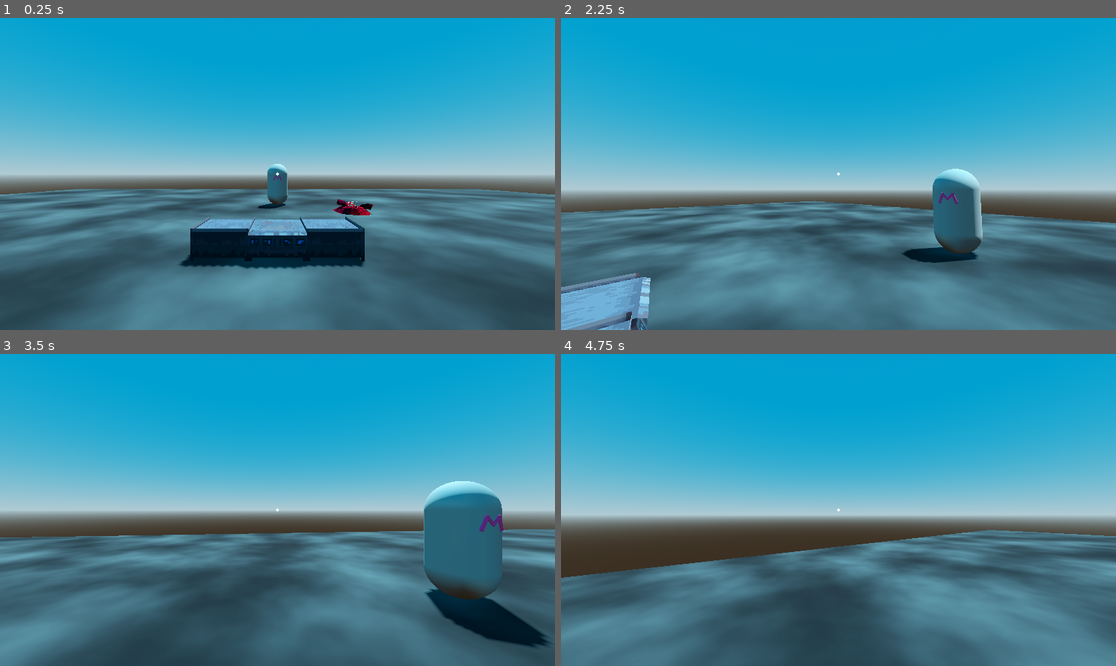
Above: before the commit, frames 1-4 (two rows, left to right).
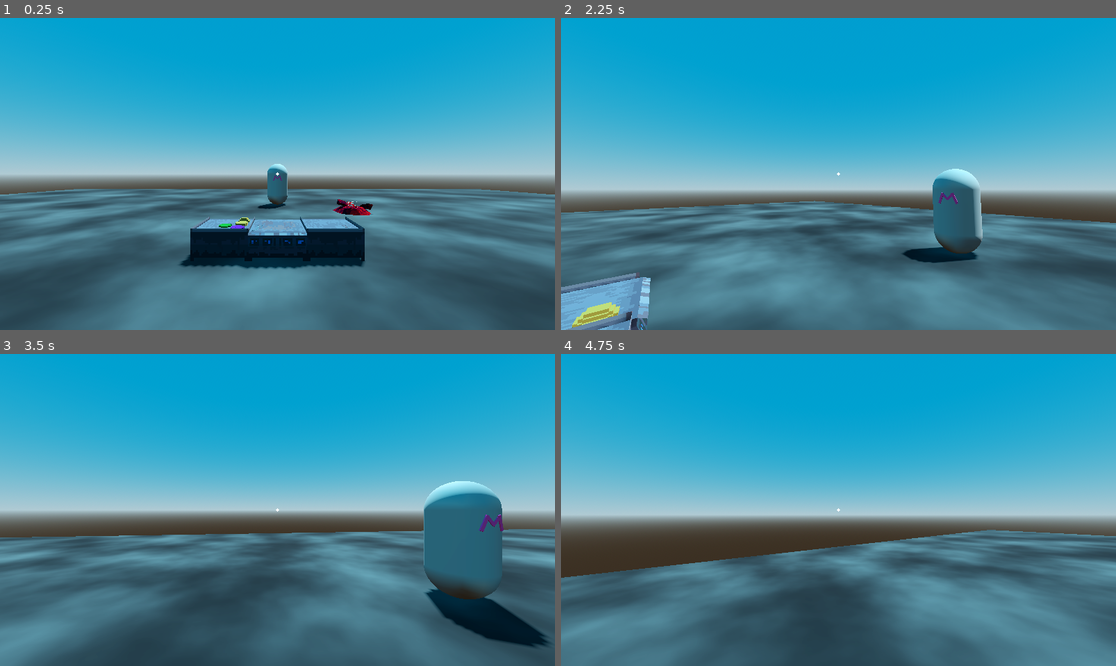
Above: after the commit, the same moments.

Repository: ZsoltHevesi/spooky-cooking-sim
Game: Godot game, scene res://3d_cooking/worlds/restaurant.tscn
Same seed, same stepped clock (60 frames per second), same inputs: the game is played once before the commit and once after it.
Inputs (mouse positions are in pixels of both pictures, inside the frame that each line leads up to):
- Up to frame 1 (0.25 s): no input
- Up to frame 2 (2.25 s): tap Enter at 0.5 s; move the mouse to (832, 180) at 0.52 s; press the mouse at (832, 180) at 0.53 s; hold W (move_forward) from 0.53 s (still down); move the mouse to (877, 177) at 1.27 s; release the mouse at (877, 177) at 1.28 s; right-click (877, 177) at 1.35 s; move the mouse to (794, 170) at 2.02 s; press the mouse at (794, 170) at 2.03 s
- Up to frame 3 (3.5 s): move the mouse to (283, 510) at 2.77 s; release W (move_forward) at 2.78 s; release the mouse at (283, 510) at 2.78 s; hold A (move_left) from 2.78 s (still down); right-click (283, 510) at 2.85 s; click (283, 510) at 2.92 s
- Up to frame 4 (4.75 s): move the mouse to (816, 503) at 3.52 s; release A (move_left) at 3.53 s; press the mouse at (816, 503) at 3.53 s; hold W (move_forward) from 3.53 s (still down); move the mouse to (866, 510) at 4.27 s; release the mouse at (866, 510) at 4.28 s; right-click (866, 510) at 4.35 s

The runs differ from the first frame. In frame 1, 0.1% of the frame differs, in the area x 39-46%, y 63-68%; in frame 2, 0.3%, in the area x 2-11%, y 91-100%; in frame 3, less than 0.1%; in frame 4, less than 0.1%.

Commit message:
Added voxel models for ingredients

Diff:
--- a/3d_cooking/worlds/3d_testScene.tscn
+++ /dev/null
@@ -1,51 +0,0 @@
-[gd_scene load_steps=8 format=3 uid="uid://qf2sbl0unhh1"]
-
-[ext_resource type="Script" path="res://_Scripts/3d_main.gd" id="1_uhn3e"]
-[ext_resource type="PackedScene" uid="uid://t6g25kc7neum" path="res://_Scenes/burger_top_bun.tscn" id="2_6js1i"]
-
-[sub_resource type="ProceduralSkyMaterial" id="ProceduralSkyMaterial_00uhs"]
-sky_horizon_color = Color(0.64625, 0.65575, 0.67075, 1)
-ground_horizon_color = Color(0.64625, 0.65575, 0.67075, 1)
-
-[sub_resource type="Sky" id="Sky_xcrrv"]
-sky_material = SubResource("ProceduralSkyMaterial_00uhs")
-
-[sub_resource type="Environment" id="Environment_uysxm"]
-background_mode = 2
-sky = SubResource("Sky_xcrrv")
-tonemap_mode = 2
-
-[sub_resource type="PlaneMesh" id="PlaneMesh_1bt6d"]
-size = Vector2(10, 10)
-
-[sub_resource type="StandardMaterial3D" id="StandardMaterial3D_y30c3"]
-albedo_color = Color(0.31, 0.31, 0.31, 1)
-
-[node name="3dTestScene" type="Node3D"]
-script = ExtResource("1_uhn3e")
-
-[node name="WorldEnvironment" type="WorldEnvironment" parent="."]
-environment = SubResource("Environment_uysxm")
-
-[node name="DirectionalLight3D" type="DirectionalLight3D" parent="."]
-transform = Transform3D(-0.866023, -0.433016, 0.250001, 0, 0.499998, 0.866027, -0.500003, 0.749999, -0.43301, 0, 0, 0)
-shadow_enabled = true
-
-[node name="StaticBody3D" type="StaticBody3D" parent="."]
-
-[node name="CollisionShape3D" type="CollisionShape3D" parent="StaticBody3D"]
-
-[node name="MeshInstance3D" type="MeshInstance3D" parent="StaticBody3D"]
-mesh = SubResource("PlaneMesh_1bt6d")
-skeleton = NodePath("../..")
-surface_material_override/0 = SubResource("StandardMaterial3D_y30c3")
-
-[node name="CSGBox3D" type="CSGBox3D" parent="."]
-transform = Transform3D(1, 0, 0, 0, 1, 0, 0, 0, 1, 0.809874, 1, 3.29121)
-use_collision = true
-
-[node name="Camera3D" type="Camera3D" parent="."]
-transform = Transform3D(1, 0, 0, 0, 0.846927, 0.531709, 0, -0.531709, 0.846927, 0, 7.36172, 8.25255)
-
-[node name="BurgerTopBun" parent="." instance=ExtResource("2_6js1i")]
-transform = Transform3D(1, 0, 0, 0, 1, 0, 0, 0, 1, 3.21128, 1, 0)
--- a/3d_cooking/worlds/restaurant.tscn
+++ b/3d_cooking/worlds/restaurant.tscn
@@ -6,6 +6,9 @@
 [ext_resource type="ArrayMesh" uid="uid://bngvw3p5taqux" path="res://_Assets/Objects/spookjam_meat_pile_red.obj" id="6_2pidn"]
 [ext_resource type="PackedScene" uid="uid://t6g25kc7neum" path="res://_Scenes/burger_top_bun.tscn" id="6_8yb5e"]
 [ext_resource type="PackedScene" uid="uid://ds310i3gdkayf" path="res://customers/customer.tscn" id="6_xdh2k"]
+[ext_resource type="PackedScene" uid="uid://b4f3mvgyb58oq" path="res://_Scenes/burger_lettuce.tscn" id="7_lurd4"]
+[ext_resource type="PackedScene" uid="uid://dbd18sc4fngn5" path="res://_Scenes/burger_patty.tscn" id="8_2udx0"]
+[ext_resource type="PackedScene" uid="uid://bi1w5tbdlvonc" path="res://_Scenes/burger_bottom_bun.tscn" id="9_waj0w"]
 
 [sub_resource type="ProceduralSkyMaterial" id="ProceduralSkyMaterial_80w24"]
 sky_top_color = Color(4.33177e-06, 0.483109, 0.689181, 1)
@@ -77,3 +80,12 @@
 
 [node name="BurgerTopBun" parent="." instance=ExtResource("6_8yb5e")]
 transform = Transform3D(1, 0, 0, 0, 1, 0, 0, 0, 1, -0.7, 0.6, -4.3)
+
+[node name="BurgerTopBun2" parent="." instance=ExtResource("7_lurd4")]
+transform = Transform3D(1, 0, 0, 0, 1, 0, 0, 0, 1, -0.996175, 0.6, -3.89192)
+
+[node name="BurgerTopBun3" parent="." instance=ExtResource("8_2udx0")]
+transform = Transform3D(1, 0, 0, 0, 1, 0, 0, 0, 1, -0.720354, 0.6, -3.64908)
+
+[node name="BurgerTopBun4" parent="." instance=ExtResource("9_waj0w")]
+transform = Transform3D(1, 0, 0, 0, 1, 0, 0, 0, 1, -0.702357, 0.6, -3.98029)
--- /dev/null
+++ b/_Scenes/burger_bottom_bun.tscn
@@ -0,0 +1,21 @@
+[gd_scene load_steps=3 format=3 uid="uid://bi1w5tbdlvonc"]
+
+[ext_resource type="ArrayMesh" uid="uid://buvj54j4uti27" path="res://_Assets/ingredients/burger_bottom_bun.obj" id="1_we675"]
+
+[sub_resource type="BoxShape3D" id="BoxShape3D_nf467"]
+size = Vector3(0.25, 0.1, 0.25)
+
+[node name="BurgerTopBun" type="RigidBody3D" groups=["grabbable"]]
+transform = Transform3D(1, 0, 0, 0, 1, 0, 0, 0, 1, 0, 0.1, 0)
+top_level = true
+collision_layer = 4
+collision_mask = 15
+gravity_scale = 0.0
+
+[node name="MeshInstance3D" type="MeshInstance3D" parent="."]
+transform = Transform3D(0.25, 0, 0, 0, 0.25, 0, 0, 0, 0.25, 0, -0.1, 0)
+mesh = ExtResource("1_we675")
+
+[node name="CollisionShape3D" type="CollisionShape3D" parent="."]
+transform = Transform3D(1, 0, 0, 0, 1, 0, 0, 0, 1, 0, -0.0515216, 0)
+shape = SubResource("BoxShape3D_nf467")
--- /dev/null
+++ b/_Scenes/burger_lettuce.tscn
@@ -0,0 +1,21 @@
+[gd_scene load_steps=3 format=3 uid="uid://b4f3mvgyb58oq"]
+
+[ext_resource type="ArrayMesh" uid="uid://ya6giyapa3nj" path="res://_Assets/ingredients/burger_lettuce.obj" id="1_p8fjw"]
+
+[sub_resource type="BoxShape3D" id="BoxShape3D_nf467"]
+size = Vector3(0.25, 0.1, 0.25)
+
+[node name="BurgerTopBun" type="RigidBody3D" groups=["grabbable"]]
+transform = Transform3D(1, 0, 0, 0, 1, 0, 0, 0, 1, 0, 0.1, 0)
+top_level = true
+collision_layer = 4
+collision_mask = 15
+gravity_scale = 0.0
+
+[node name="MeshInstance3D" type="MeshInstance3D" parent="."]
+transform = Transform3D(0.25, 0, 0, 0, 0.25, 0, 0, 0, 0.25, 0, -0.0996705, 0)
+mesh = ExtResource("1_p8fjw")
+
+[node name="CollisionShape3D" type="CollisionShape3D" parent="."]
+transform = Transform3D(1, 0, 0, 0, 1, 0, 0, 0, 1, 0, -0.0515216, 0)
+shape = SubResource("BoxShape3D_nf467")
--- /dev/null
+++ b/_Scenes/burger_patty.tscn
@@ -0,0 +1,21 @@
+[gd_scene load_steps=3 format=3 uid="uid://dbd18sc4fngn5"]
+
+[ext_resource type="ArrayMesh" uid="uid://btytu64lalfd2" path="res://_Assets/ingredients/burger_patty.obj" id="1_bq7y6"]
+
+[sub_resource type="BoxShape3D" id="BoxShape3D_nf467"]
+size = Vector3(0.25, 0.1, 0.25)
+
+[node name="BurgerTopBun" type="RigidBody3D" groups=["grabbable"]]
+transform = Transform3D(1, 0, 0, 0, 1, 0, 0, 0, 1, 0, 0.1, 0)
+top_level = true
+collision_layer = 4
+collision_mask = 15
+gravity_scale = 0.0
+
+[node name="MeshInstance3D" type="MeshInstance3D" parent="."]
+transform = Transform3D(0.25, 0, 0, 0, 0.25, 0, 0, 0, 0.25, 0, -0.1, 0)
+mesh = ExtResource("1_bq7y6")
+
+[node name="CollisionShape3D" type="CollisionShape3D" parent="."]
+transform = Transform3D(1, 0, 0, 0, 1, 0, 0, 0, 1, 0, -0.0515216, 0)
+shape = SubResource("BoxShape3D_nf467")
--- a/_Scenes/burger_top_bun.tscn
+++ b/_Scenes/burger_top_bun.tscn
@@ -1,4 +1,6 @@
-[gd_scene load_steps=2 format=3 uid="uid://t6g25kc7neum"]
+[gd_scene load_steps=3 format=3 uid="uid://t6g25kc7neum"]
+
+[ext_resource type="ArrayMesh" uid="uid://bkd5umt6g8cvb" path="res://_Assets/ingredients/burger_top_bun.obj" id="1_bj3cu"]
 
 [sub_resource type="BoxShape3D" id="BoxShape3D_nf467"]
 size = Vector3(0.25, 0.1, 0.25)
@@ -11,7 +13,8 @@
 gravity_scale = 0.0
 
 [node name="MeshInstance3D" type="MeshInstance3D" parent="."]
-transform = Transform3D(1, 0, 0, 0, 1, 0, 0, 0, 1, 0, -0.0497748, 0)
+transform = Transform3D(0.25, 0, 0, 0, 0.25, 0, 0, 0, 0.25, 0, -0.1, 0)
+mesh = ExtResource("1_bj3cu")
 
 [node name="CollisionShape3D" type="CollisionShape3D" parent="."]
 transform = Transform3D(1, 0, 0, 0, 1, 0, 0, 0, 1, 0, -0.0515216, 0)
--- a/project.godot
+++ b/project.godot
@@ -19,6 +19,7 @@
 
 window/size/viewport_width=1920
 window/size/viewport_height=1080
+window/size/mode=3
 
 [dotnet]
 
Not shown: 1 places in 3d_cooking/worlds/restaurant.tscn that only renumber resources
Not shown, added: _Assets/Objects/burger_bottom_bun.mtl
Not shown, added: _Assets/ingredients/burger_bottom_bun.mtl
Not shown, added: _Assets/ingredients/burger_bottom_bun.obj
Not shown, added: _Assets/ingredients/burger_bottom_bun.obj.import
Not shown, added: _Assets/ingredients/burger_lettuce.mtl
Not shown, added: _Assets/ingredients/burger_lettuce.obj
Not shown, added: _Assets/ingredients/burger_lettuce.obj.import
Not shown, added: _Assets/ingredients/burger_patty.mtl
Not shown, added: _Assets/ingredients/burger_patty.obj
Not shown, added: _Assets/ingredients/burger_patty.obj.import
Not shown, added: _Assets/ingredients/burger_top_bun.mtl
(and 3 more such lines)
